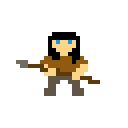
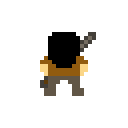
Comparing the layer stacks of the two w=128, h=128 images. Changes:
hid "Spear (front)" over [16, 60, 100, 84]
hid "Gladiator (front)" over [40, 36, 88, 88]
showed "Sword (back)", painted on it over [32, 32, 96, 88]
showed "Gladiator (back)" over [40, 36, 88, 88]
